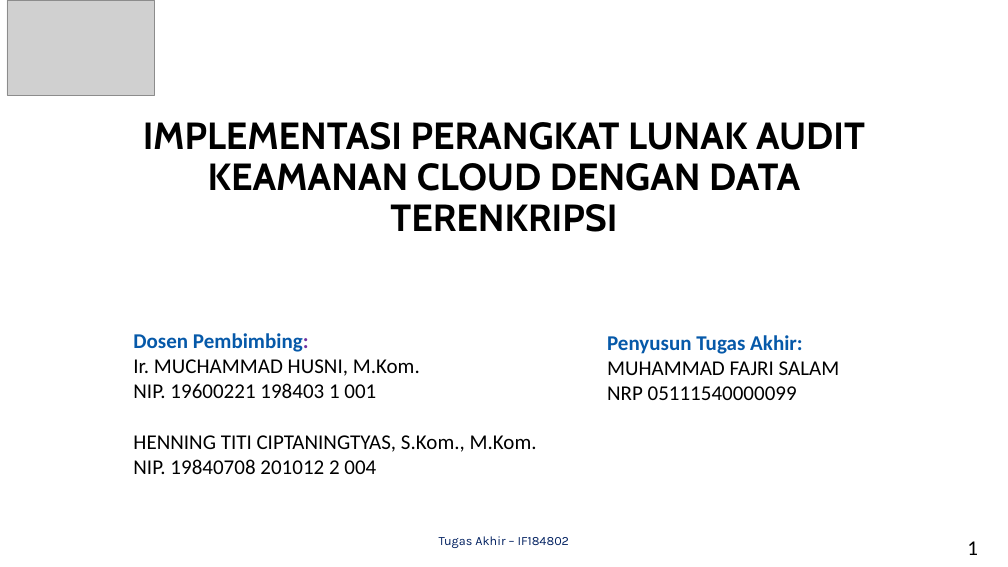
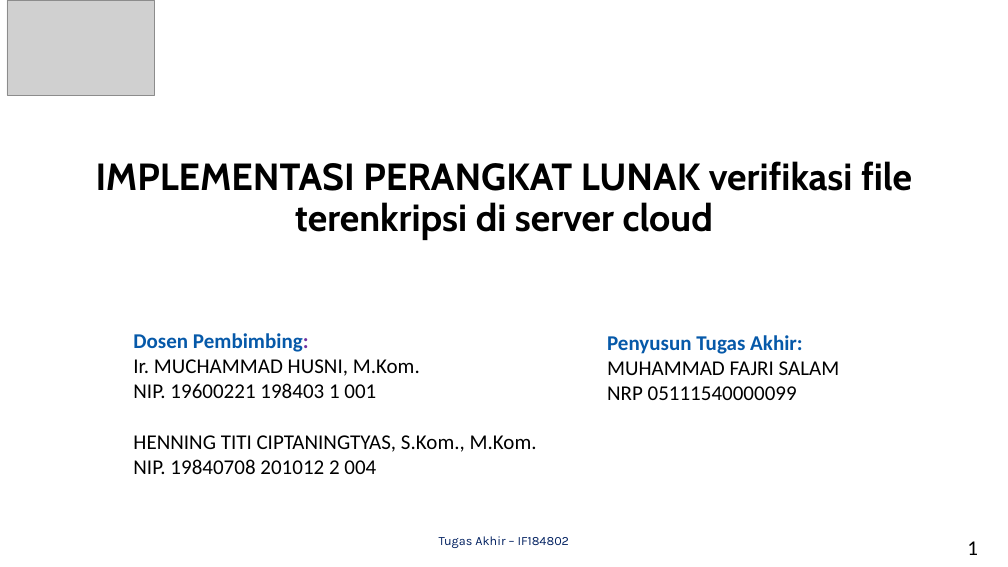
Before and after one commit to fajrisalam/Tugas-Akhir, a slide deck: slide 1 of PPT_SIDANG.pptx. Drawn at 1008x567 pixels with LibreOffice and Linux fonts; fonts in the diff are those of the drawing; grey boxes stand for pictures. Boxes give left, top, right and bottom in pixels: in the first picture for what was removed or moved away, otherwise in the second. Text is boxed around its words. In the diff, an @@ line names an element or a change of style, - is before the commit and + after.

```diff
--- a/PPT_SIDANG.pptx
+++ b/PPT_SIDANG.pptx
@@ title at box(96, 161, 912, 240): text changed @@
-IMPLEMENTASI PERANGKAT LUNAK AUDIT KEAMANAN CLOUD DENGAN DATA TERENKRIPSI
+IMPLEMENTASI PERANGKAT LUNAK verifikasi file terenkripsi di server cloud
```
Also in this commit, not shown: 14 other slides changed, 5 slides added, 5 slides removed, 1 other file.
